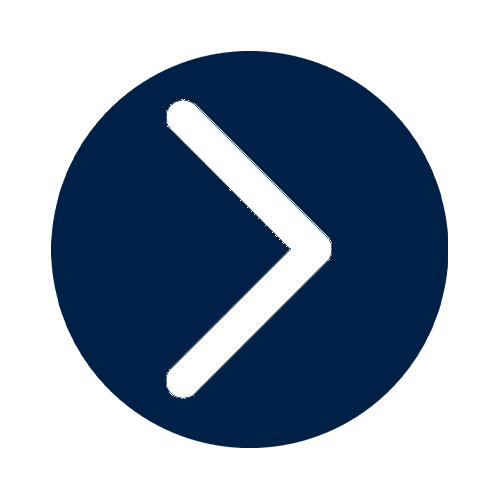
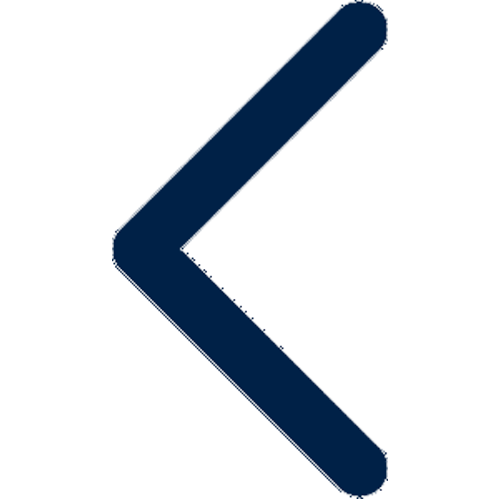
Layers edited between the first and the second 500px x 500px image:
painted on "Layer 1" over (x1=112, y1=0, x2=388, y2=499)
removed layer "[CITYPNG.COM]Download White Circle PNG - 1500x1500" over (x1=51, y1=51, x2=448, y2=448)
